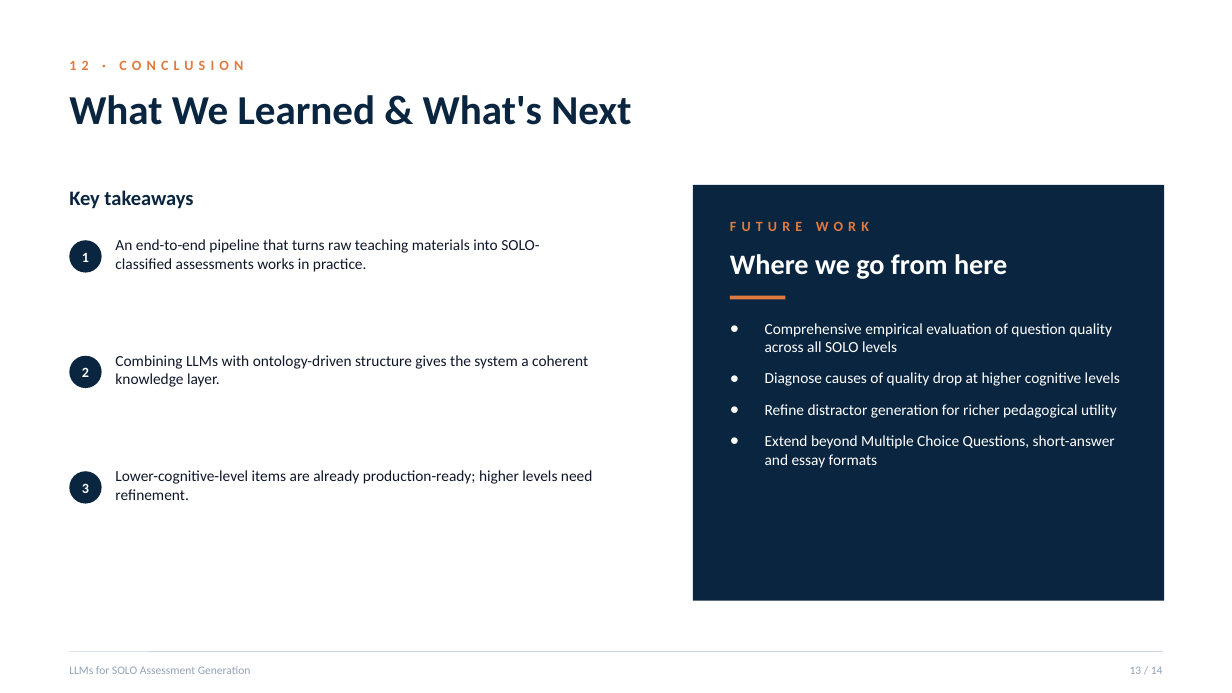
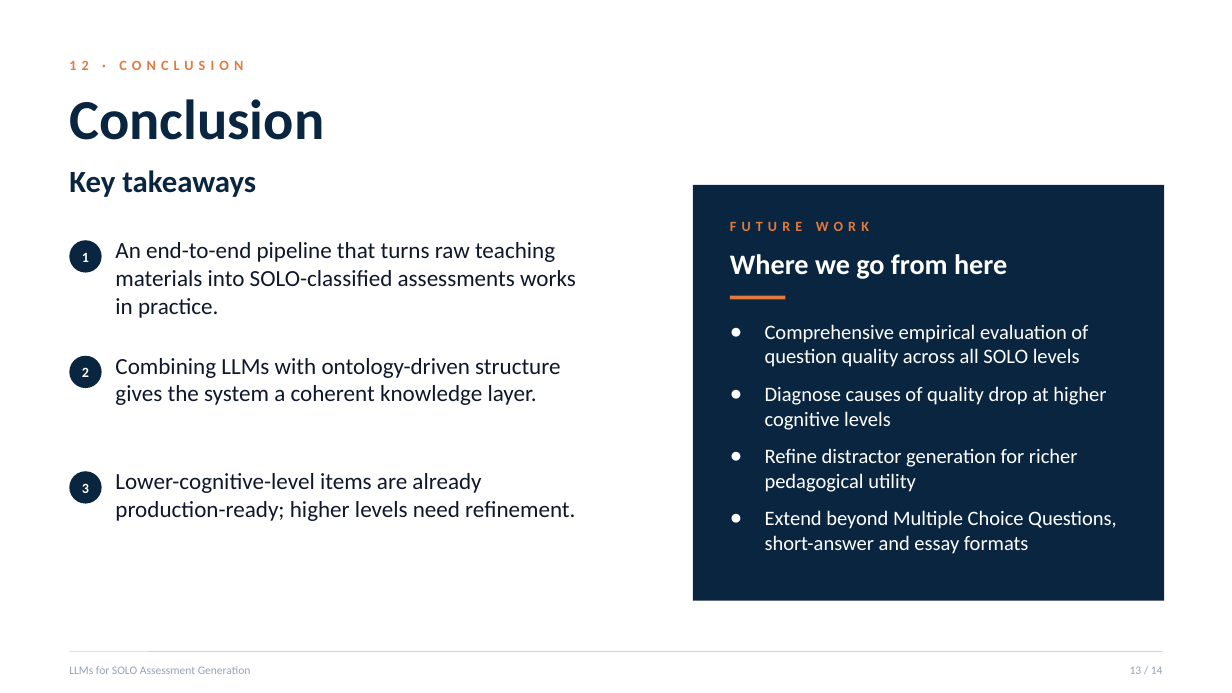
Before and after one commit to urospetraskovic/ObrazovniSoftProjekat, a slide deck: slide 13 of Project/Paper/SOLO_LLM_Assessment_Presentation.pptx. Drawn at 1232x693 pixels with LibreOffice and Linux fonts; fonts in the diff are those of the drawing. Boxes give left, top, right and bottom in pixels: in the first picture for what was removed or moved away, otherwise in the second. Text is boxed around its words. In the diff, an @@ line names an element or a change of style, - is before the commit and + after.

```diff
--- a/Project/Paper/SOLO_LLM_Assessment_Presentation.pptx
+++ b/Project/Paper/SOLO_LLM_Assessment_Presentation.pptx
@@ text at (x1=69, y1=99, x2=324, y2=140): text changed; size 32 to 44 pt @@
-What We Learned & What's Next
+Conclusion
@@ text "Key takeaways" moved from (x1=69, y1=190, x2=193, y2=209) to (x1=69, y1=170, x2=256, y2=197) @@
@@ text "Key takeaways" at (x1=69, y1=170, x2=256, y2=197): size 16 to 24 pt @@
@@ text "Comprehensive empirical evaluation of question ..." at (x1=765, y1=324, x2=1116, y2=554): size 12 to 16 pt @@
@@ size 12 to 18 pt in 3 elements at (x1=115, y1=242, x2=576, y2=318), (x1=115, y1=358, x2=560, y2=405), (x1=115, y1=473, x2=575, y2=521) @@
```
Also in this commit, not shown: 10 other slides changed, 1 slide added, 1 slide removed, 1 other file.
